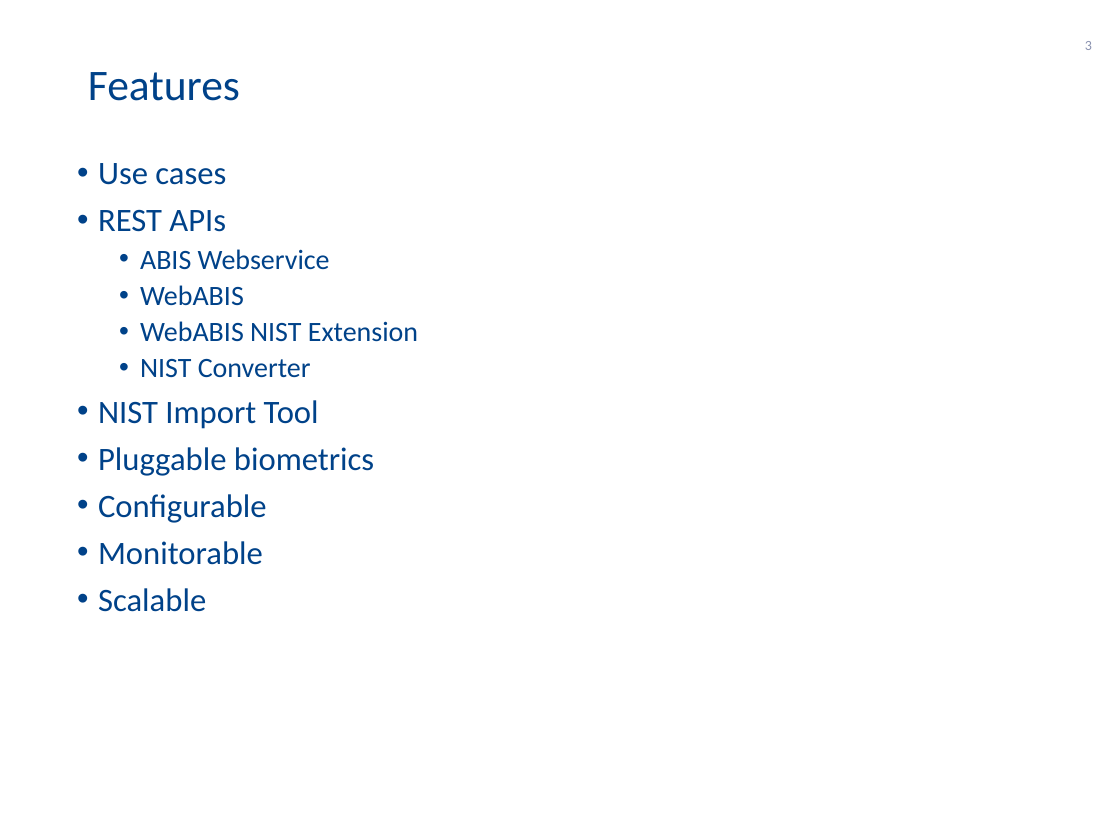
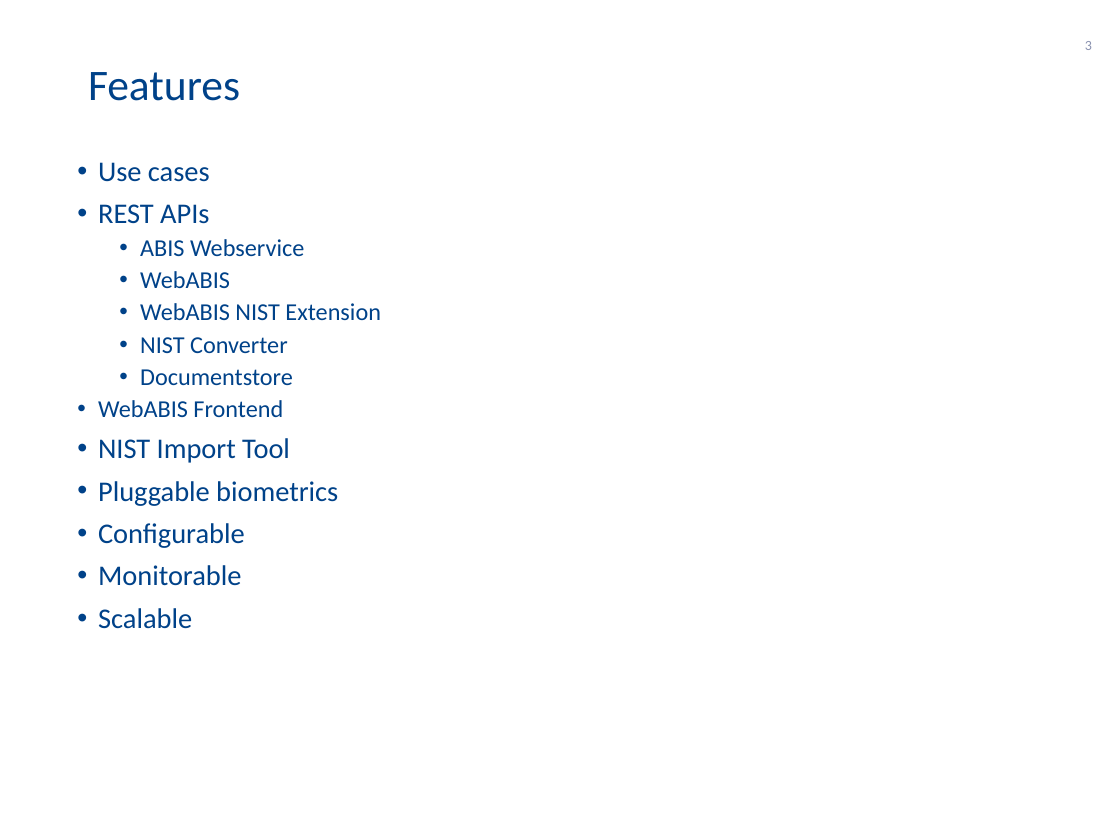
Before and after one commit to 4derstap/abis-deploy-ansible, a slide deck: slide 3 of docs/DermalogABISBEArchitectureEN.pptx. Drawn at 1120x840 pixels with LibreOffice and Linux fonts; fonts in the diff are those of the drawing; background and template pictures are left out. Boxes give left, top, right and bottom in pixels: in the first picture for what was removed or moved away, otherwise in the second. Text is boxed around its words. In the diff, an @@ line names an element or a change of style, - is before the commit and + after.

```diff
--- a/docs/DermalogABISBEArchitectureEN.pptx
+++ b/docs/DermalogABISBEArchitectureEN.pptx
@@ text at [98,162,381,629]: size 21 to 18.3 pt in "Use cases", "REST APIs", "NIST Import Tool", "Pluggable biometrics" and 3 more places; size 18 to 15.7 pt in "ABIS Webservice", "WebABIS", "WebABIS NIST Extension", "NIST Converter" @@
@@ text at [98,369,293,417]: paragraphs added @@
+  • Documentstore
+• WebABIS Frontend
```
Also in this commit, not shown: 8 other slides changed, 2 slides added, 4 other files.
